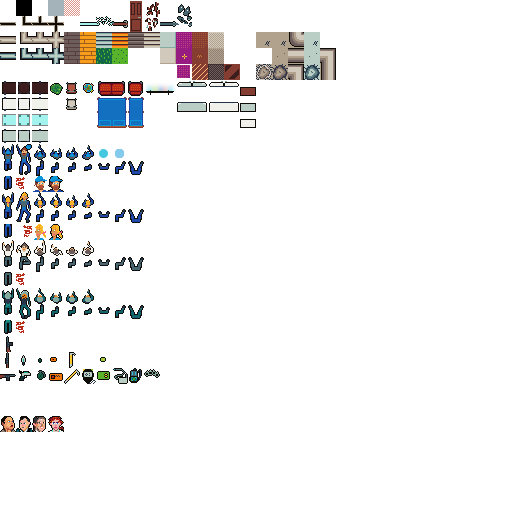
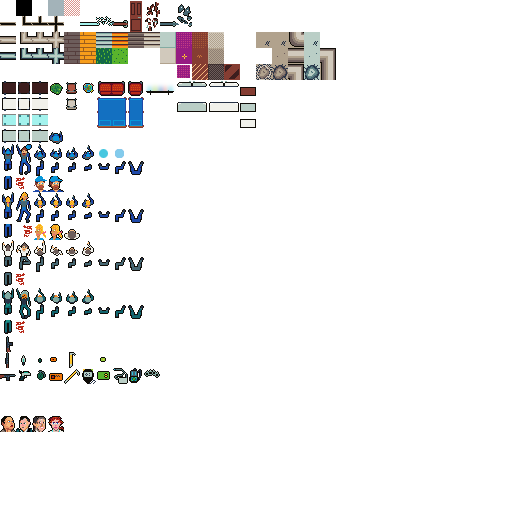
The second 512x512 image is a revision of the first. Changes to its layers:
painted on "Background" over [left=33, top=131, right=80, bottom=427]
